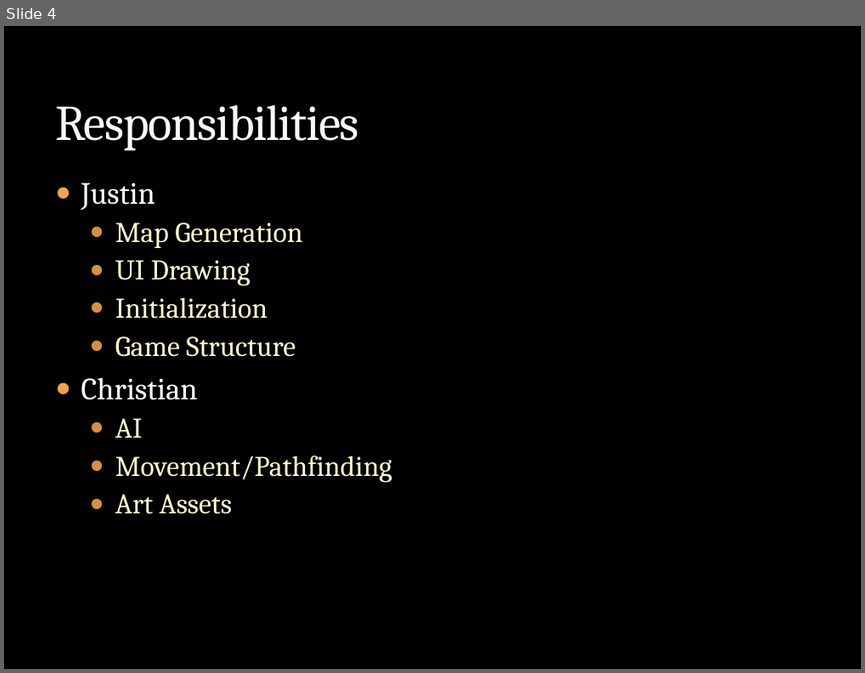
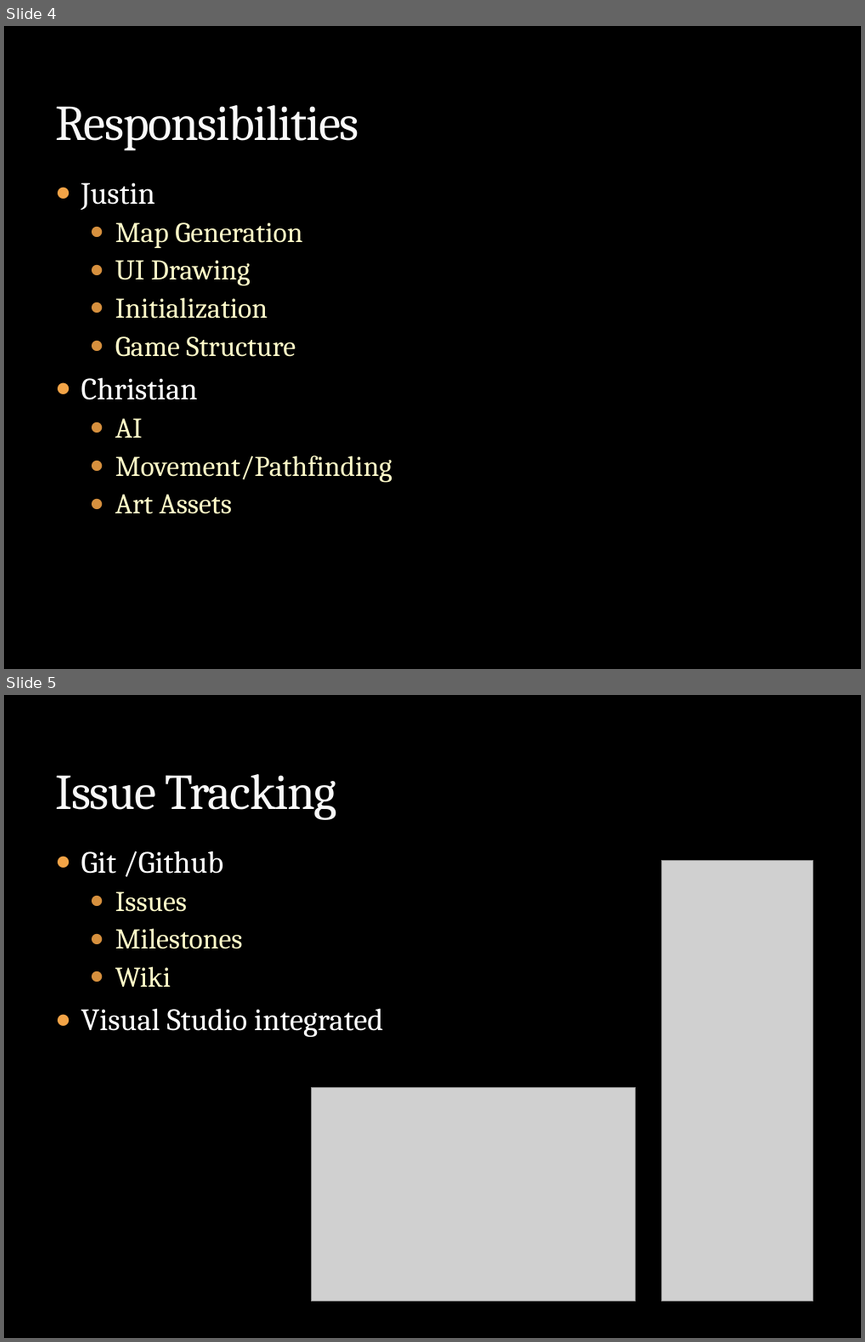
Before and after one commit to SunriseBolt/Strategy-Game, a slide deck: Strat of the Ages.pptx. Shown one above the other, each under a label of ours: slide 4 before the commit, slides 4 and 5 after it. The pictures are 865x673 and 865x1342 pixels, drawn with LibreOffice and Linux fonts; fonts in the diff are those of the drawing; grey boxes stand for pictures; background and template pictures are left out. Boxes give left, top, right and bottom in pixels: in the first picture for what was removed or moved away, otherwise in the second. Text is boxed around its words. In the diff, an @@ line names an element or a change of style, - is before the commit and + after.

```diff
--- a/Strat of the Ages.pptx
+++ b/Strat of the Ages.pptx
@@ slide 5 added at <box>4,695,861,1338</box>, background picture (left out) @@
@@ title added at <box>55,774,337,820</box>, 42 pt, text #F9F9F9 @@
+Issue Tracking
@@ text added at <box>81,851,383,1037</box>, 26 pt, text #FFFFFF @@
+● Git /Github
+  ● Issues
+  ● Milestones
+  ● Wiki
+● Visual Studio integrated
@@ picture added at <box>661,861,812,1301</box> @@
@@ picture added at <box>311,1088,635,1301</box> @@
```
Also in this commit, not shown: 1 slide changed, 1 other slide added, 2 other files.
